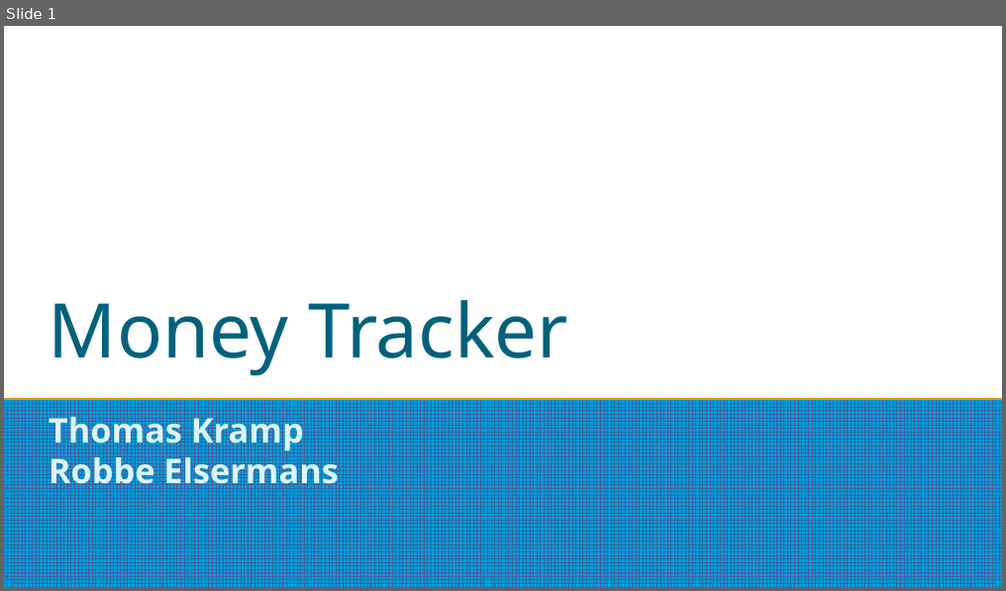
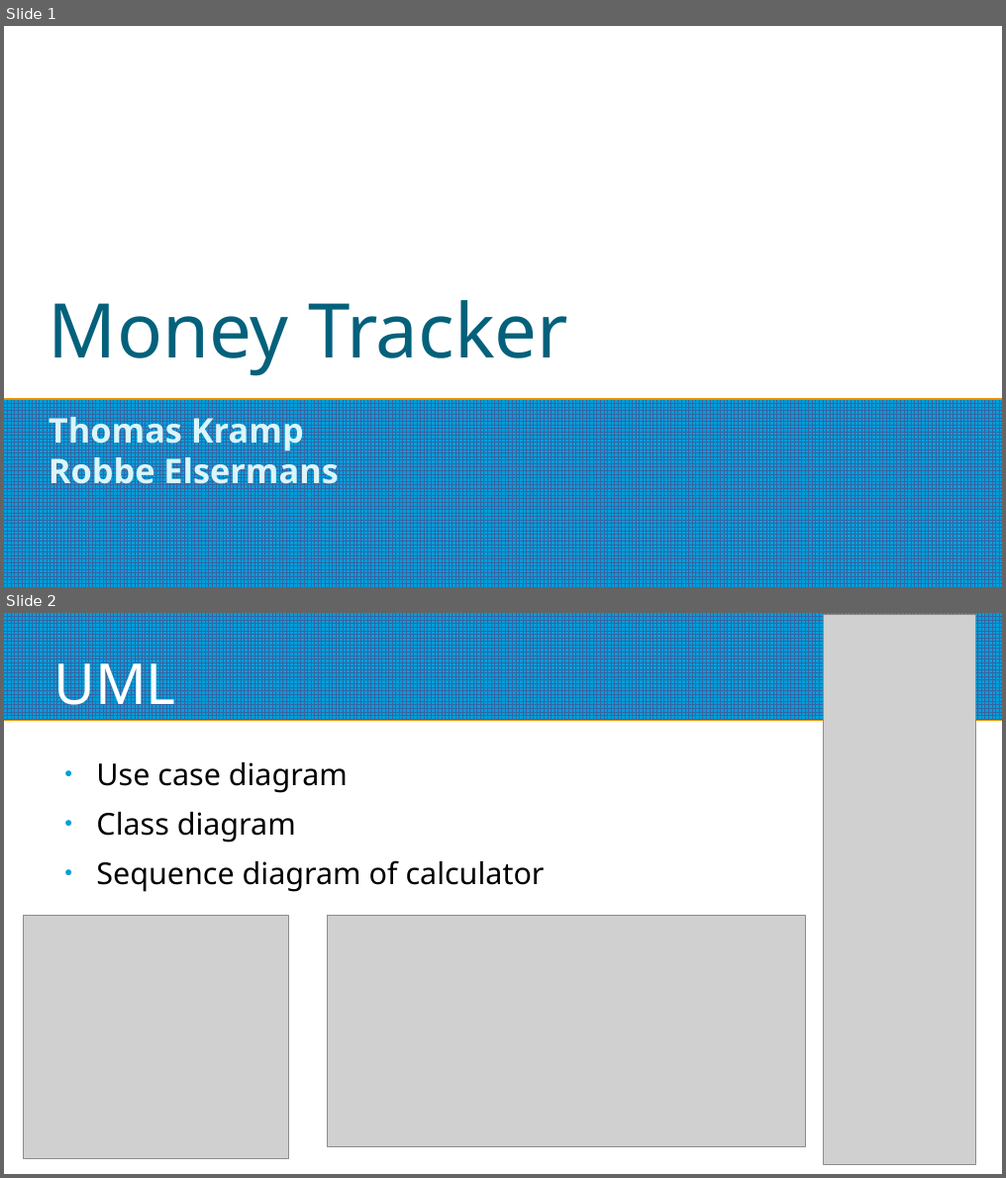
Before and after one commit to RobbeElsermans/SoftwareDesign, a slide deck: ppt.odp. Shown one above the other, each under a label of ours: slide 1 before the commit, slides 1 and 2 after it. The pictures are 1006x591 and 1006x1178 pixels, drawn with LibreOffice and Linux fonts; fonts in the diff are those of the drawing; grey boxes stand for pictures. Boxes give left, top, right and bottom in pixels: in the first picture for what was removed or moved away, otherwise in the second. Text is boxed around its words. In the diff, an @@ line names an element or a change of style, - is before the commit and + after.

```diff
--- a/ppt.odp
+++ b/ppt.odp
@@ slide 2 added at box(4, 613, 1002, 1174), background #FFFFFF @@
@@ rectangle added at box(4, 613, 1002, 720), fill pattern #3465A4 on #009EDA @@
@@ picture added at box(825, 615, 976, 1166) @@
@@ title added at box(54, 651, 176, 719), 45 pt, text #FFFFFF @@
+UML
@@ text added at box(96, 761, 545, 892), 24 pt, text #000000 @@
+● Use case diagram
+● Class diagram
+● Sequence diagram of calculator
@@ picture added at box(23, 916, 289, 1159) @@
@@ picture added at box(328, 916, 806, 1149) @@
```
Also in this commit, not shown: 1 slide changed, 2 other slides added, 2 slides removed, 1 other file.
